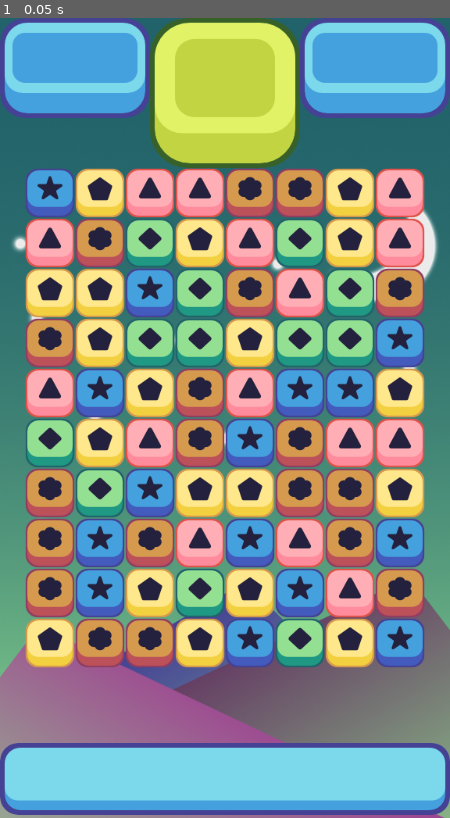
Above: before the commit, frame 1.
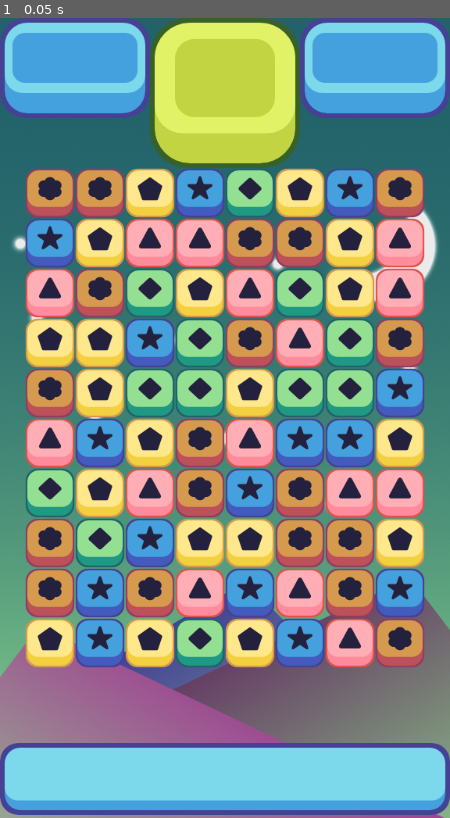
Above: after the commit, the same moment.

Repository: koljapluemer/beword-d
Game: Godot game, scene res://scenes/game_window.tscn
Same seed, same stepped clock (60 frames per second), same inputs: the game is played once before the commit and once after it.
Inputs:
- Up to frame 1 (0.05 s): no input

The runs differ from the first frame. In frame 1, 38% of the frame differs, in the area x 5-95%, y 18-82%.

Commit message:
finisih tutorial 5

Diff:
--- a/scripts/grid.gd
+++ b/scripts/grid.gd
@@ -27,6 +27,11 @@
 	for i in width:
 		for j in height:
 			var piece = possible_pieces[randi() % possible_pieces.size()].instantiate();
+			var loop_count = 0;
+			while is_match_at(i, j, piece.color) and loop_count < 100:
+				loop_count += 1;
+				piece.queue_free();
+				piece = possible_pieces[randi() % possible_pieces.size()].instantiate();
 			var pos = grid_to_pixel(i, j);
 			piece.position = pos;
 			all_pieces[i][j] = piece;
@@ -51,3 +56,16 @@
 		for j in height:
 			arr[i].append(null);
 	return arr;
+
+func is_match_at(col, row, color):
+	# checking to the left
+	if col > 1:
+		if all_pieces[col-1][row] != null and all_pieces[col-2][row] != null:
+			if all_pieces[col-1][row].color == color and all_pieces[col-2][row].color == color:
+				return true;
+	# checking down
+	if row > 1:
+		if all_pieces[col][row-1] != null and all_pieces[col][row-2] != null:
+			if all_pieces[col][row-1].color == color and all_pieces[col][row-2].color == color:
+				return true;
+	return false;
